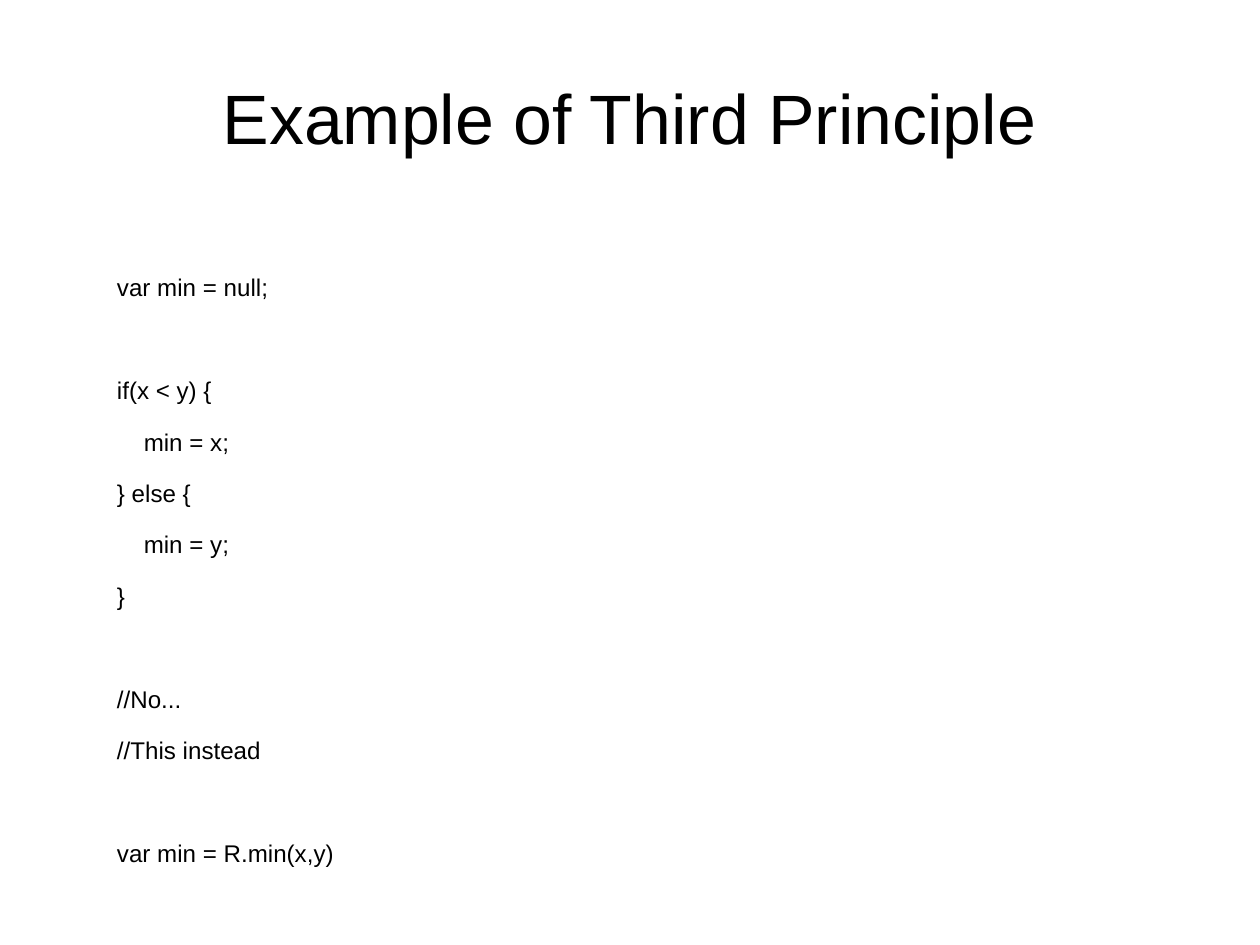
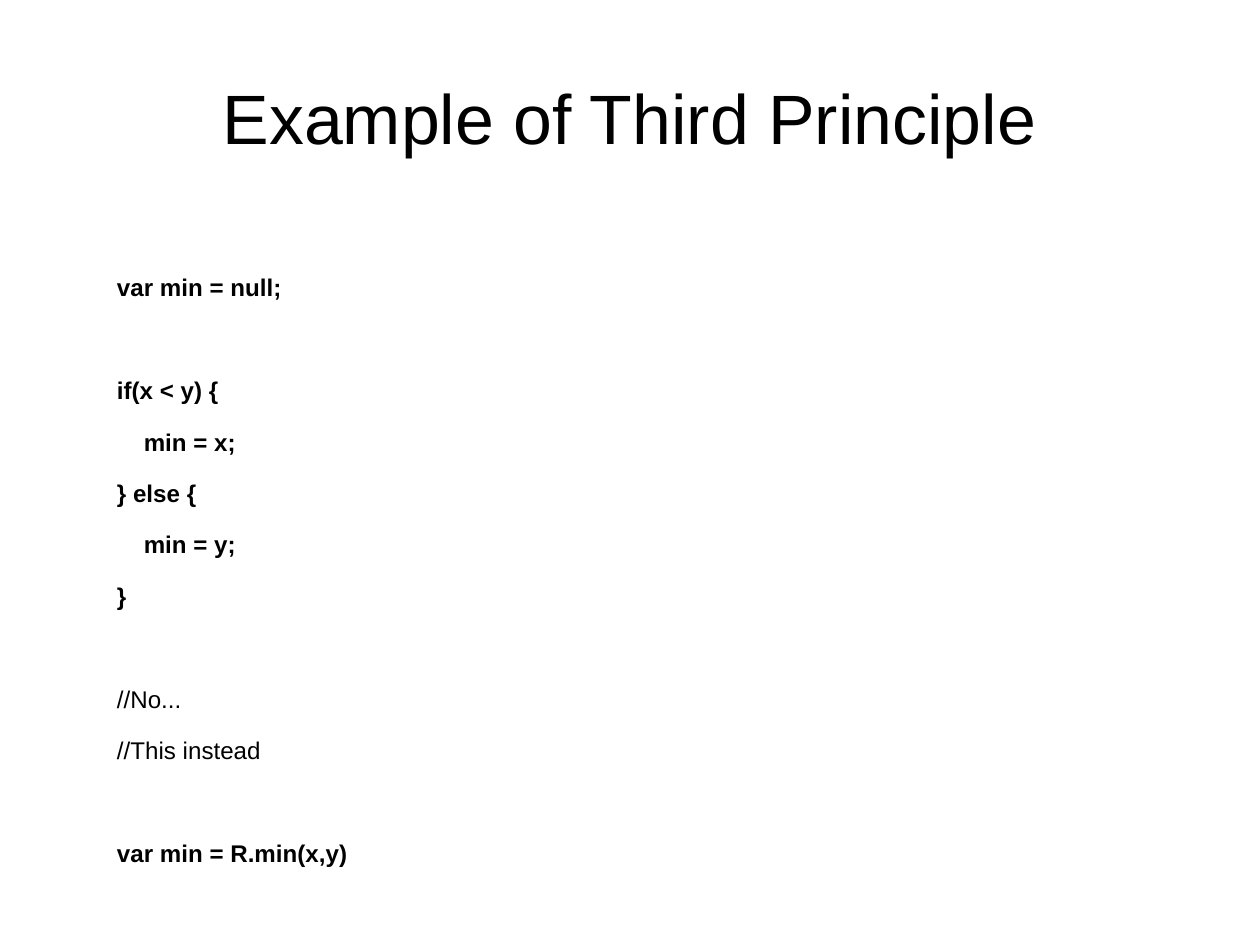
Before and after one commit to Magnitus-/FunctionalJsPresentation, a slide deck: slide 10 of Slides.odp. Drawn at 1260x945 pixels with LibreOffice and Linux fonts; fonts in the diff are those of the drawing. Boxes give left, top, right and bottom in pixels: in the first picture for what was removed or moved away, otherwise in the second. Text is boxed around its words. In the diff, an @@ line names an element or a change of style, - is before the commit and + after.

Commit message:
Split presentation examples across more slides

```diff
--- a/Slides.odp
+++ b/Slides.odp
@@ text at bbox=[117, 278, 347, 867]: bold on in "var min = null;", "if(x < y) {", "min = x;", "} else {" and 3 more places @@
```
Also in this commit, not shown: 8 other slides changed, 5 slides added.
